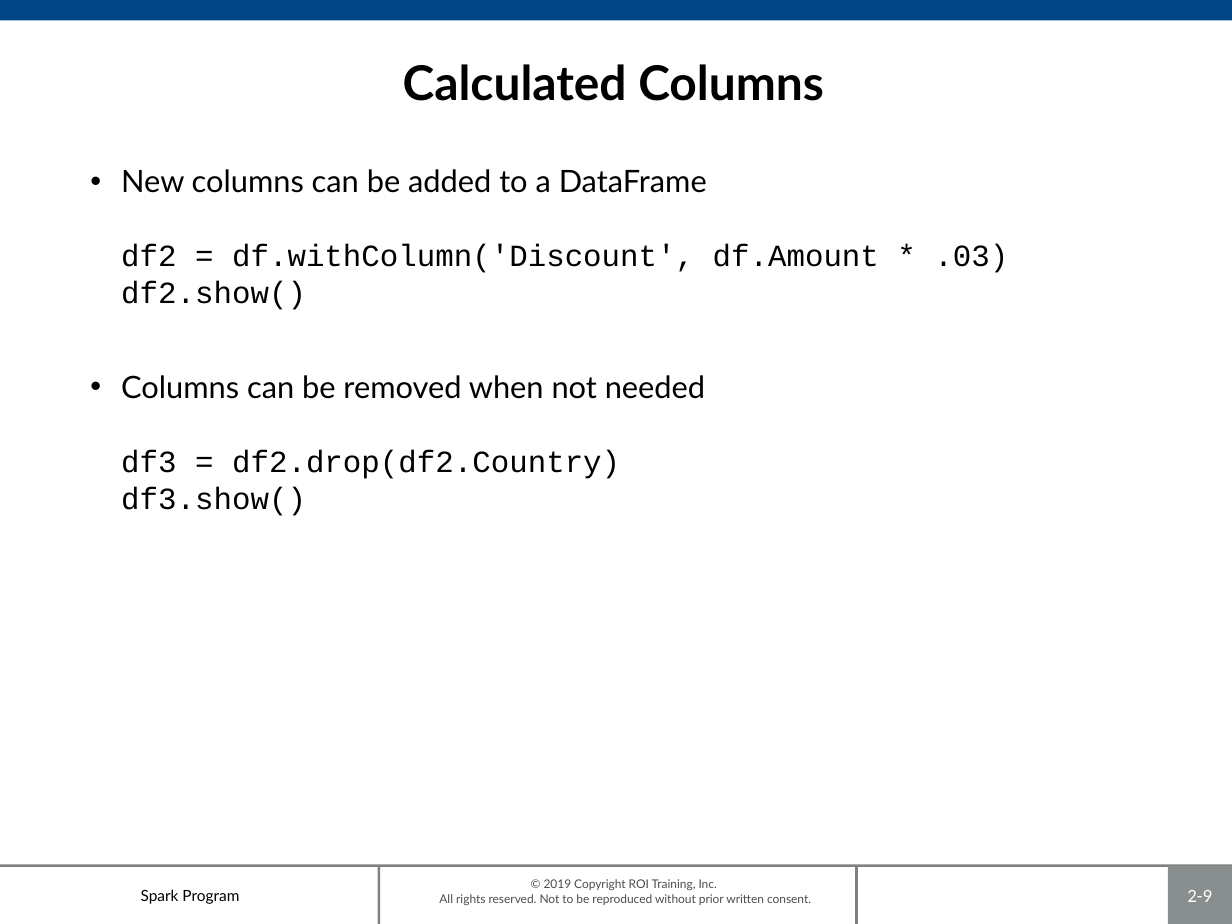
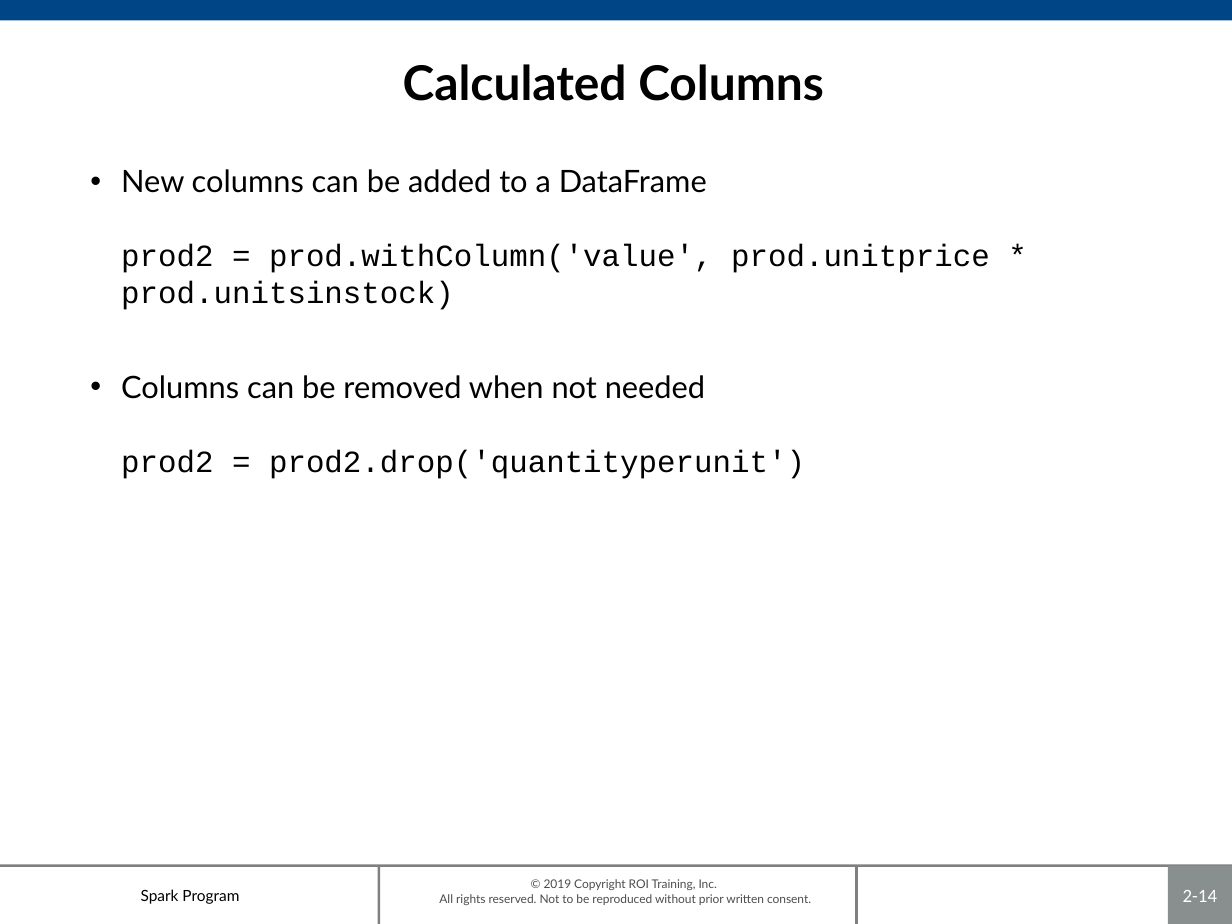
Before and after one commit to roitraining/SparkProgram, a slide deck: slide 14 of Day2/Day2_DataFrames.pptx (slide 9 before the commit). Drawn at 1232x924 pixels with LibreOffice and Linux fonts; fonts in the diff are those of the drawing; background and template pictures are left out. Boxes give left, top, right and bottom in pixels: in the first picture for what was removed or moved away, otherwise in the second. Text is boxed around its words. In the diff, an @@ line names an element or a change of style, - is before the commit and + after.

```diff
--- a/Day2/Day2_DataFrames.pptx
+++ b/Day2/Day2_DataFrames.pptx
@@ text at bbox=[121, 169, 990, 310]: text changed @@
-• New columns can be added to a DataFrame
-  df2 = df.withColumn('Discount', df.Amount * .03)
-  df2.show()
+• New columns can be added to a DataFrame
+  prod2 = prod.withColumn('value', prod.unitprice * prod.unitsinstock)
@@ text at bbox=[121, 449, 805, 479]: text changed @@
-  df3 = df2.drop(df2.Country)
-  df3.show()
+  prod2 = prod2.drop('quantityperunit')
@@ page number at bbox=[1183, 890, 1217, 902]: text changed @@
-2-9
+2-14
```
Also in this commit, not shown: 4 other slides changed, 2 slides added, 1 slide removed, 1 other file.
